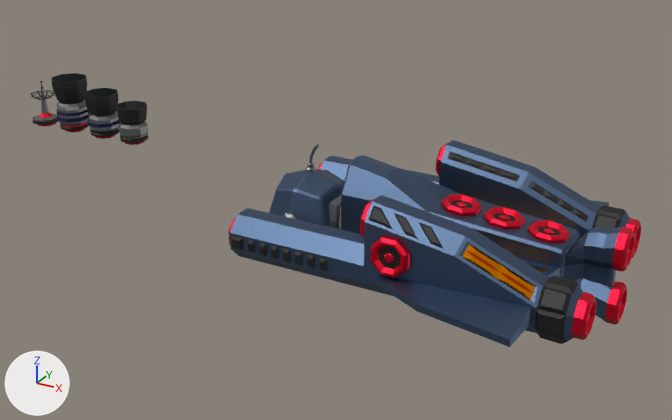
The FBX model Models/playerbot.fbx as it was, and as the next commit left it.
Before and after are seen from a camera (50 mm lens) standing at (14.3, -24.7, 12.6) and looking at (0.5, 0.4, 0.1). Arrows for +X, +Y and +Z are at lower left; the lights stay in place. Where no turn or scale is listed for an object, it has been applied to the vertices.

Names of what the first picture shows: 'DockBack1', 'DockBack2', 'DockBack3', 'DockBack4', 'DockFront1', 'DockFront3', 'DockFront4', 'DockLeft', 'DockTop1', 'DockTop2', 'DockTop3', 'GrappleBeam', 'Player', 'Spaceship', 'Thruster1', 'Thruster2', 'Thruster3'.
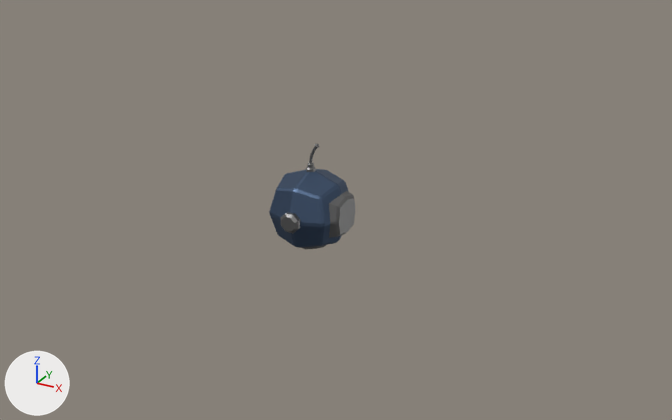
Location of each change, [x1, y1, x2, y2] in pixels of the pictures (672 x 420 px):
'Spaceship', deleted (blue): before [230, 140, 630, 347]
'Thruster3', deleted (black): before [51, 73, 89, 133]
'Thruster2', deleted (black): before [84, 88, 120, 139]
'DockLeft', deleted (red): before [370, 236, 410, 278]
'Thruster1', deleted (black): before [116, 101, 148, 145]
'DockBack1', deleted (red): before [571, 292, 597, 340]
'DockBack3', deleted (red): before [612, 227, 635, 272]
'DockTop3', deleted (red): before [527, 220, 571, 243]
'DockTop2', deleted (red): before [483, 207, 525, 229]
'DockBack4', deleted (red): before [605, 282, 628, 325]
'DockTop1', deleted (red): before [441, 194, 482, 216]
'GrappleBeam', deleted: before [31, 81, 58, 127]
'DockBack2', deleted: before [626, 218, 641, 258]
'DockFront3', deleted: before [360, 198, 376, 237]
'DockFront4', deleted: before [436, 143, 448, 177]
'DockFront1', deleted: before [228, 217, 236, 245]

Edits to the bpy script that builds the scene:
```text
Remove ob_dockback3:
    ob_dockback3 = bpy.data.objects.new('DockBack3', me_cube_017)
    ob_dockback3.location = (10.08, 0.0, 1.01)
Remove ob_thruster2:
    ob_thruster2 = bpy.data.objects.new('Thruster2', me_cube_020)
    ob_thruster2.location = (-9.05, 0.0, 1.3)
Remove ob_dockback2:
    ob_dockback2 = bpy.data.objects.new('DockBack2', me_cube_016)
    ob_dockback2.location = (9.79, 2.72, 0.17)
Remove ob_thruster3:
    ob_thruster3 = bpy.data.objects.new('Thruster3', me_cube_021)
    ob_thruster3.location = (-10.54, 0.0, 1.3)
Remove ob_dockfront3:
    ob_dockfront3 = bpy.data.objects.new('DockFront3', me_cube_003)
    ob_dockfront3.location = (3.39, -2.72, 1.6)
Remove ob_docktop1:
    ob_docktop1 = bpy.data.objects.new('DockTop1', me_cube_009)
    ob_docktop1.location = (5.09, 0.0, 1.39)
Remove ob_grapplebeam:
    ob_grapplebeam = bpy.data.objects.new('GrappleBeam', me_cube_023)
    ob_grapplebeam.location = (-12.0, 0.0, 1.3)
Remove ob_docktop3:
    ob_docktop3 = bpy.data.objects.new('DockTop3', me_cube_011)
    ob_docktop3.location = (7.84, 0.0, 1.11)
Remove ob_dockfront4:
    ob_dockfront4 = bpy.data.objects.new('DockFront4', me_cube_004)
    ob_dockfront4.location = (3.39, 2.72, 1.6)
Remove ob_spaceship:
    ob_spaceship = bpy.data.objects.new('Spaceship', me_cube_008)
    ob_spaceship.location = (2.42, 0.0, 0.0)
Remove ob_dockback4:
    ob_dockback4 = bpy.data.objects.new('DockBack4', me_cube_018)
    ob_dockback4.location = (10.08, 0.0, -0.67)
Remove ob_dockfront1:
    ob_dockfront1 = bpy.data.objects.new('DockFront1', me_cube_001)
    ob_dockfront1.location = (-1.22, -2.72, 0.17)
Remove ob_thruster1:
    ob_thruster1 = bpy.data.objects.new('Thruster1', me_cube_019)
    ob_thruster1.location = (-7.65, 0.0, 1.3)
Remove ob_docktop2:
    ob_docktop2 = bpy.data.objects.new('DockTop2', me_cube_010)
    ob_docktop2.location = (6.47, 0.0, 1.25)
Remove ob_dockback1:
    ob_dockback1 = bpy.data.objects.new('DockBack1', me_cube_015)
    ob_dockback1.location = (9.79, -2.72, 0.17)
Remove ob_dockleft:
    ob_dockleft = bpy.data.objects.new('DockLeft', me_cube_006)
    ob_dockleft.location = (4.39, -3.57, 0.98)
```
